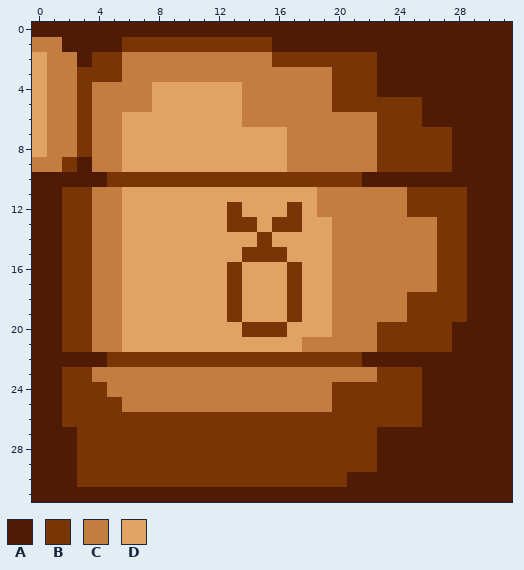
File history of a pixel-art sprite, game/Kusinta/resources/Room/A3/OWNE.png. Above, as it was before the edit.
The file is 32x32 pixels.
Palette (. is transparent): A #501b06  B #7a3506  C #c37d41  D #e0a363
Pixels before, first column x 0:
 0 AAAAAAAAAAAAAAAAAAAAAAAAAAAAAAAA
 1 CCAAAABBBBBBBBBBAAAAAAAAAAAAAAAA
 2 DCCABBCCCCCCCCCCBBBBBBBAAAAAAAAA
 3 DCCBBBCCCCCCCCCCCCCCBBBAAAAAAAAA
 4 DCCBCCCCDDDDDDCCCCCCBBBAAAAAAAAA
 5 DCCBCCCCDDDDDDCCCCCCBBBBBBAAAAAA
 6 DCCBCCDDDDDDDDCCCCCCCCCBBBAAAAAA
 7 DCCBCCDDDDDDDDDDDCCCCCCBBBBBAAAA
 8 DCCBCCDDDDDDDDDDDCCCCCCBBBBBAAAA
 9 CCBACCDDDDDDDDDDDCCCCCCBBBBBAAAA
10 AAAAABBBBBBBBBBBBBBBBBAAAAAAAAAA
11 AABBCCDDDDDDDDDDDDDCCCCCCBBBBAAA
12 AABBCCDDDDDDDBDDDBDCCCCCCBBBBAAA
13 AABBCCDDDDDDDBBDBBDDCCCCCCCBBAAA
14 AABBCCDDDDDDDDDBDDDDCCCCCCCBBAAA
15 AABBCCDDDDDDDDBBBDDDCCCCCCCBBAAA
16 AABBCCDDDDDDDBDDDBDDCCCCCCCBBAAA
17 AABBCCDDDDDDDBDDDBDDCCCCCCCBBAAA
18 AABBCCDDDDDDDBDDDBDDCCCCCBBBBAAA
19 AABBCCDDDDDDDBDDDBDDCCCCCBBBBAAA
20 AABBCCDDDDDDDDBBBDDDCCCBBBBBAAAA
21 AABBCCDDDDDDDDDDDDCCCCCBBBBBAAAA
22 AAAAABBBBBBBBBBBBBBBBBAAAAAAAAAA
23 AABBCCCCCCCCCCCCCCCCCCCBBBAAAAAA
24 AABBBCCCCCCCCCCCCCCCBBBBBBAAAAAA
25 AABBBBCCCCCCCCCCCCCCBBBBBBAAAAAA
26 AABBBBBBBBBBBBBBBBBBBBBBBBAAAAAA
27 AAABBBBBBBBBBBBBBBBBBBBAAAAAAAAA
28 AAABBBBBBBBBBBBBBBBBBBBAAAAAAAAA
29 AAABBBBBBBBBBBBBBBBBBBBAAAAAAAAA
30 AAABBBBBBBBBBBBBBBBBBAAAAAAAAAAA
31 AAAAAAAAAAAAAAAAAAAAAAAAAAAAAAAA
Once edited:
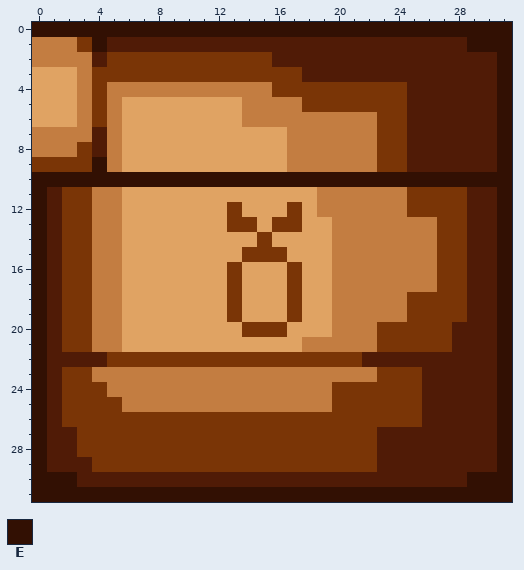
Colours new in this view: E #321003
Edits made:
{"y":0,"x":0,"old":"AAAAAAAAAAAAAAAAAAAAAAAAAAAAAAAA","new":"EEEEEEEEEEEEEEEEEEEEEEEEEEEEEEEE"}
{"y":1,"x":2,"old":"AAA","new":"CBE"}
{"y":1,"x":6,"old":"BBBBBBBBBB","new":"AAAAAAAAAA"}
{"y":1,"x":29,"old":"AAA","new":"EEE"}
{"y":2,"x":0,"old":"D","new":"C"}
{"y":2,"x":3,"old":"AB","new":"CA"}
{"y":2,"x":6,"old":"CCCCCCCCCCBBBBBBB","new":"BBBBBBBBBBAAAAAAA"}
{"y":2,"x":31,"old":"A","new":"E"}
{"y":3,"x":1,"old":"CCB","new":"DDC"}
{"y":3,"x":6,"old":"CCCCCCCCCCCCCCBBB","new":"BBBBBBBBBBBBAAAAA"}
{"y":3,"x":31,"old":"A","new":"E"}
{"y":4,"x":1,"old":"CCBC","new":"DDCB"}
{"y":4,"x":8,"old":"DDDDDD","new":"CCCCCC"}
{"y":4,"x":16,"old":"CCCC","new":"BBBB"}
{"y":4,"x":23,"old":"AA","new":"BB"}
{"y":4,"x":31,"old":"A","new":"E"}
{"y":5,"x":1,"old":"CCBC","new":"DDCB"}
{"y":5,"x":6,"old":"CC","new":"DD"}
{"y":5,"x":18,"old":"CC","new":"BB"}
{"y":5,"x":25,"old":"B","new":"A"}
{"y":5,"x":31,"old":"A","new":"E"}
{"y":6,"x":1,"old":"CCBC","new":"DDCB"}
{"y":6,"x":25,"old":"B","new":"A"}
{"y":6,"x":31,"old":"A","new":"E"}
{"y":7,"x":0,"old":"D","new":"C"}
{"y":7,"x":3,"old":"BC","new":"CA"}
{"y":7,"x":25,"old":"BBB","new":"AAA"}
{"y":7,"x":31,"old":"A","new":"E"}
{"y":8,"x":0,"old":"D","new":"C"}
{"y":8,"x":4,"old":"C","new":"A"}
{"y":8,"x":25,"old":"BBB","new":"AAA"}
{"y":8,"x":31,"old":"A","new":"E"}
{"y":9,"x":0,"old":"CC","new":"BB"}
{"y":9,"x":3,"old":"AC","new":"BE"}
{"y":9,"x":25,"old":"BBB","new":"AAA"}
{"y":9,"x":31,"old":"A","new":"E"}
{"y":10,"x":0,"old":"AAAAABBBBBBBBBBBBBBBBBAAAAAAAAAA","new":"EEEEEEEEEEEEEEEEEEEEEEEEEEEEEEEE"}
{"y":11,"x":0,"old":"A","new":"E"}
{"y":11,"x":31,"old":"A","new":"E"}
{"y":12,"x":0,"old":"A","new":"E"}
{"y":12,"x":31,"old":"A","new":"E"}
{"y":13,"x":0,"old":"A","new":"E"}
{"y":13,"x":31,"old":"A","new":"E"}
{"y":14,"x":0,"old":"A","new":"E"}
{"y":14,"x":31,"old":"A","new":"E"}
{"y":15,"x":0,"old":"A","new":"E"}
{"y":15,"x":31,"old":"A","new":"E"}
{"y":16,"x":0,"old":"A","new":"E"}
{"y":16,"x":31,"old":"A","new":"E"}
{"y":17,"x":0,"old":"A","new":"E"}
{"y":17,"x":31,"old":"A","new":"E"}
{"y":18,"x":0,"old":"A","new":"E"}
{"y":18,"x":31,"old":"A","new":"E"}
{"y":19,"x":0,"old":"A","new":"E"}
{"y":19,"x":31,"old":"A","new":"E"}
{"y":20,"x":0,"old":"A","new":"E"}
{"y":20,"x":31,"old":"A","new":"E"}
{"y":21,"x":0,"old":"A","new":"E"}
{"y":21,"x":31,"old":"A","new":"E"}
{"y":22,"x":0,"old":"A","new":"E"}
{"y":22,"x":31,"old":"A","new":"E"}
{"y":23,"x":0,"old":"A","new":"E"}
{"y":23,"x":31,"old":"A","new":"E"}
{"y":24,"x":0,"old":"A","new":"E"}
{"y":24,"x":31,"old":"A","new":"E"}
{"y":25,"x":0,"old":"A","new":"E"}
{"y":25,"x":31,"old":"A","new":"E"}
{"y":26,"x":0,"old":"A","new":"E"}
{"y":26,"x":31,"old":"A","new":"E"}
{"y":27,"x":0,"old":"A","new":"E"}
{"y":27,"x":31,"old":"A","new":"E"}
{"y":28,"x":0,"old":"A","new":"E"}
{"y":28,"x":31,"old":"A","new":"E"}
{"y":29,"x":0,"old":"A","new":"E"}
{"y":29,"x":3,"old":"B","new":"A"}
{"y":29,"x":31,"old":"A","new":"E"}
{"y":30,"x":0,"old":"AAABBBBBBBBBBBBBBBBBB","new":"EEEAAAAAAAAAAAAAAAAAA"}
{"y":30,"x":29,"old":"AAA","new":"EEE"}
{"y":31,"x":0,"old":"AAAAAAAAAAAAAAAAAAAAAAAAAAAAAAAA","new":"EEEEEEEEEEEEEEEEEEEEEEEEEEEEEEEE"}
{"label":"changed","picture_box":[32,22,512,502]}
